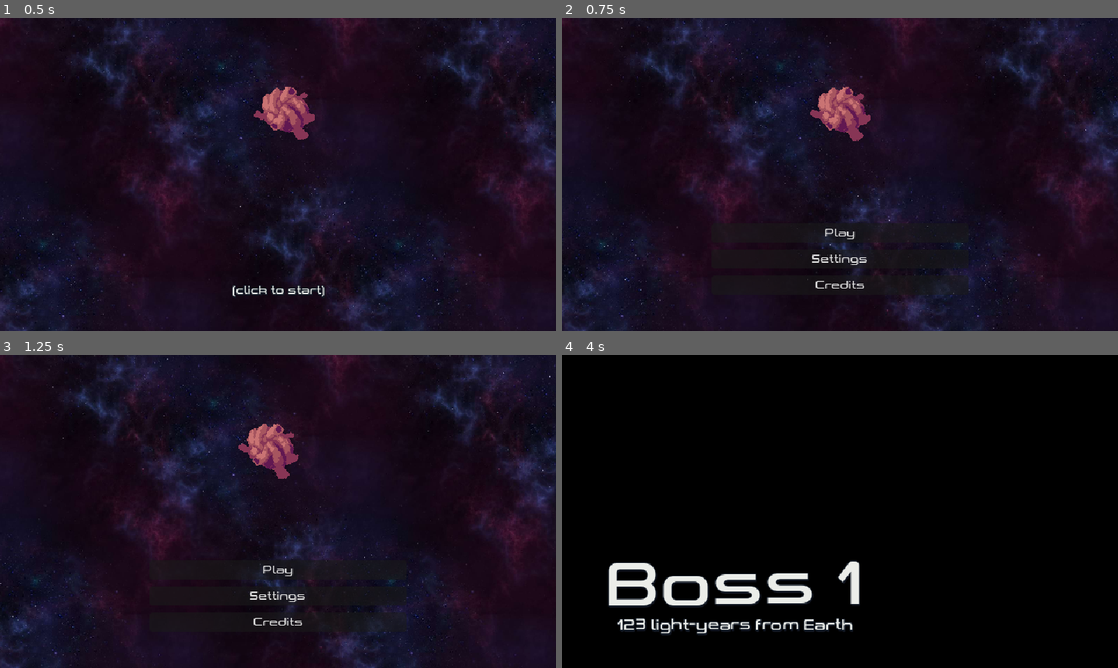
Above: before the commit, frames 1-4 (two rows, left to right).
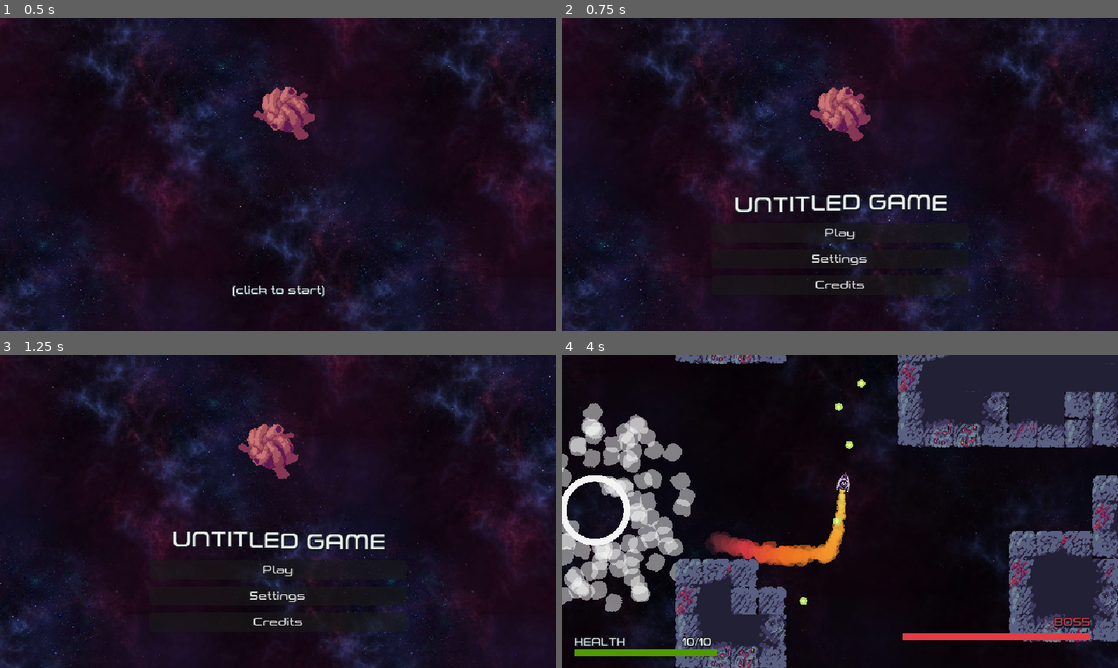
Above: after the commit, the same moments.

Repository: Yoshiip/boss-rush-jam-2024
Game: Godot game, scene res://levels/menu/menu.tscn
Same seed, same stepped clock (60 frames per second), same inputs: the game is played once before the commit and once after it. The engine's default icon, where the game draws it, is replaced by a stand-in: a white triangle on a blue panel in a dark square.
Inputs (mouse positions are in pixels of both pictures, inside the frame that each line leads up to):
- Up to frame 1 (0.5 s): no input
- Up to frame 2 (0.75 s): tap Enter at 0.5 s; move the mouse to (962, 158) at 0.52 s; press the mouse at (962, 158) at 0.53 s; hold D (move_right) from 0.53 s (still down)
- Up to frame 3 (1.25 s): keep holding D (move_right)
- Up to frame 4 (4 s): release D (move_right) at 1.25 s; release the mouse at (962, 495) at 1.25 s; click "Play" at 1.25 s; move the mouse to (728, 527) at 2.02 s; hold S (move_down) 2.03-2.78 s; click (728, 527) at 2.1 s; move the mouse to (895, 442) at 2.77 s; press the mouse at (895, 442) at 2.78 s; hold D (move_right) 2.78-3.53 s; tap M (switch_movement) at 2.85 s; move the mouse to (812, 574) at 3.52 s; release the mouse at (812, 574) at 3.53 s; hold W (move_up) from 3.53 s (still down); tap Space (weapon_toggle) at 3.6 s; click (812, 574) at 3.8 s

Frame 1 is identical in both runs. In frame 2, 0.9% of the frame differs, in the area x 31-70%, y 56-62%; in frame 3, 0.9%; in frame 4, 44%, in the area x 0-100%, y 0-100%.

Commit message:
new enemy: bomber

Diff:
--- /dev/null
+++ b/entities/bomber/bomber.gd
@@ -0,0 +1,31 @@
+class_name Bomber
+extends CharacterBody2D
+
+var player: Spaceship
+func _ready() -> void:
+	player = get_tree().get_first_node_in_group("Spaceship")
+
+	var tween := get_tree().create_tween().set_parallel(true).set_ease(Tween.EASE_IN_OUT).set_trans(Tween.TRANS_CIRC)
+	$Circle.modulate.a = 0.0
+	tween.tween_property($Circle, "scale", Vector2.ONE, timer)
+	tween.tween_property($Circle, "modulate:a", 1.0, timer)
+
+const SPEED := 50.0
+
+var timer := 2.0
+
+
+const EXPLOSION = preload("res://entities/explosion/explosion.tscn")
+func _physics_process(delta: float) -> void:
+	if is_instance_valid(player):
+		velocity = velocity.lerp((player.position - position).normalized() * 50.0, 5.0 * delta)
+		move_and_slide()
+
+func _process(delta: float) -> void:
+	timer -= delta
+	$Warning.modulate.a = lerp(0.5, 1.0, cos(timer * 10.0))
+	if timer <= 0.0:
+		var explosion := EXPLOSION.instantiate()
+		explosion.global_position = global_position
+		add_sibling(explosion)
+		queue_free()
--- /dev/null
+++ b/entities/bomber/bomber.tscn
@@ -0,0 +1,27 @@
+[gd_scene load_steps=6 format=3 uid="uid://cy71ee6yb0t0w"]
+
+[ext_resource type="Texture2D" uid="uid://crdkb1citka0y" path="res://icon.svg" id="1_hb1wa"]
+[ext_resource type="Script" path="res://entities/bomber/bomber.gd" id="1_khg4o"]
+[ext_resource type="Texture2D" uid="uid://bkycxfbhhb517" path="res://entities/warning.png" id="3_3wd7o"]
+[ext_resource type="Texture2D" uid="uid://b7ca404jr4ql0" path="res://assets/utils/circular_progress_bar.png" id="4_84i8h"]
+
+[sub_resource type="RectangleShape2D" id="RectangleShape2D_kdwmb"]
+
+[node name="Bomber" type="CharacterBody2D"]
+script = ExtResource("1_khg4o")
+
+[node name="Icon" type="Sprite2D" parent="."]
+scale = Vector2(0.4, 0.4)
+texture = ExtResource("1_hb1wa")
+
+[node name="CollisionShape2D" type="CollisionShape2D" parent="."]
+shape = SubResource("RectangleShape2D_kdwmb")
+
+[node name="Warning" type="Sprite2D" parent="."]
+position = Vector2(0, -48)
+scale = Vector2(0.770833, 0.770833)
+texture = ExtResource("3_3wd7o")
+
+[node name="Circle" type="Sprite2D" parent="."]
+scale = Vector2(0.1, 0.1)
+texture = ExtResource("4_84i8h")
--- /dev/null
+++ b/entities/explosion/explosion.gd
@@ -0,0 +1,19 @@
+extends Area2D
+
+
+const MAX_TIME := 1.0
+@onready var time_left := MAX_TIME
+
+func _ready() -> void:
+	$Particles.emitting = true
+
+func _process(delta: float) -> void:
+	$Circle.scale = lerp(Vector2.ONE, Vector2.ZERO, time_left / MAX_TIME)
+	time_left -= delta
+	if time_left <= 0.0:
+		queue_free()
+
+
+func _on_body_entered(body: Node2D) -> void:
+	if body.is_in_group("Spaceship"):
+		body.take_damage(3)
--- /dev/null
+++ b/entities/explosion/explosion.tscn
@@ -0,0 +1,45 @@
+[gd_scene load_steps=7 format=3 uid="uid://dxyl7w8icelrq"]
+
+[ext_resource type="Texture2D" uid="uid://b7ca404jr4ql0" path="res://assets/utils/circular_progress_bar.png" id="1_sfwbn"]
+[ext_resource type="Script" path="res://entities/explosion/explosion.gd" id="1_ylg4u"]
+[ext_resource type="Texture2D" uid="uid://w3os3vngij2t" path="res://assets/utils/blob.png" id="2_6s5bj"]
+
+[sub_resource type="Curve" id="Curve_xbo8c"]
+_data = [Vector2(0, 1), 0.0, 0.0, 0, 0, Vector2(1, 0), -3.22172, 0.0, 0, 0]
+point_count = 2
+
+[sub_resource type="Gradient" id="Gradient_85n6f"]
+colors = PackedColorArray(1, 1, 1, 1, 1, 1, 1, 0.254902)
+
+[sub_resource type="CircleShape2D" id="CircleShape2D_i725r"]
+radius = 128.0
+
+[node name="Explosion" type="Area2D"]
+script = ExtResource("1_ylg4u")
+
+[node name="Circle" type="Sprite2D" parent="."]
+texture = ExtResource("1_sfwbn")
+
+[node name="Particles" type="CPUParticles2D" parent="."]
+emitting = false
+amount = 100
+one_shot = true
+explosiveness = 1.0
+local_coords = true
+texture = ExtResource("2_6s5bj")
+emission_shape = 1
+emission_sphere_radius = 16.0
+spread = 180.0
+gravity = Vector2(0, 0)
+initial_velocity_min = 200.0
+initial_velocity_max = 400.0
+linear_accel_min = -400.0
+linear_accel_max = -100.0
+angle_max = 360.0
+scale_amount_curve = SubResource("Curve_xbo8c")
+color_ramp = SubResource("Gradient_85n6f")
+
+[node name="CollisionShape2D" type="CollisionShape2D" parent="."]
+shape = SubResource("CircleShape2D_i725r")
+
+[connection signal="body_entered" from="." to="." method="_on_body_entered"]
--- a/levels/environments/boss_2_env.tscn
+++ b/levels/environments/boss_2_env.tscn
@@ -6,7 +6,7 @@
 [ext_resource type="PackedScene" uid="uid://brl7hqa4uojyj" path="res://entities/Damaging Parts/spike_ball.tscn" id="5_auldv"]
 [ext_resource type="PackedScene" uid="uid://cfbwxs86sb8p1" path="res://entities/eyes/default/default_eye.tscn" id="6_g62j1"]
 
-[node name="Boss1Env" type="Node2D"]
+[node name="Boss1Env2" type="Node2D"]
 
 [node name="Core" parent="." instance=ExtResource("2_78fru")]
 z_index = 5
--- a/levels/fight/fight.gd
+++ b/levels/fight/fight.gd
@@ -71,7 +71,7 @@
 func transition_ended() -> void:
 	crossfade.start_a()
 	spaceship.allow_inputs.erase("start")
-	_spawn_dialogue()
+	#_spawn_dialogue()
 
 func _spawn_dialogue() -> void:
 	var dialogue := DIALOGUE.instantiate()
--- a/levels/fight/fight.tscn
+++ b/levels/fight/fight.tscn
@@ -6,6 +6,7 @@
 [ext_resource type="Script" path="res://assets/camera/BetterCamera.gd" id="5_g487y"]
 [ext_resource type="Script" path="res://levels/fight/fight_transition.gd" id="9_2s53k"]
 [ext_resource type="AudioStream" uid="uid://d3cl0e5lotj3g" path="res://audios/effects/ui/game-start2.wav" id="10_i2648"]
+[ext_resource type="PackedScene" uid="uid://cy71ee6yb0t0w" path="res://entities/bomber/bomber.tscn" id="11_42lp2"]
 [ext_resource type="Script" path="res://levels/fight/game_over.gd" id="11_kn4rb"]
 [ext_resource type="Texture2D" uid="uid://cvj3g8utd2nb0" path="res://assets/utils/crosshair.png" id="17_x1b4e"]
 [ext_resource type="Script" path="res://ui/crosshair.gd" id="18_rnvd0"]
@@ -377,4 +378,7 @@
 region_rect = Rect2(0, 0, 8192, 8192)
 metadata/_edit_lock_ = true
 
+[node name="Bomber" parent="." instance=ExtResource("11_42lp2")]
+position = Vector2(-2387, 192)
+
 [connection signal="animation_finished" from="Canvas/Container/Transition/AnimationPlayer" to="Canvas/Container/Transition" method="_on_animation_player_animation_finished"]
--- a/levels/fight/fight_transition.gd
+++ b/levels/fight/fight_transition.gd
@@ -7,6 +7,10 @@
 	visible = true
 	title.text = str("[wave]Boss ", GameManager.save_data.level + 1, " [/wave]")
 
+	# skip animation
+
+	$AnimationPlayer.speed_scale = 10.0
+
 func _on_animation_player_animation_finished(anim_name: StringName) -> void:
 	root.transition_ended()
 	queue_free()
--- a/levels/menu/menu.tscn
+++ b/levels/menu/menu.tscn
@@ -138,9 +138,9 @@
 anchor_top = 1.0
 anchor_right = 1.0
 anchor_bottom = 1.0
-offset_left = -0.5
-offset_top = -364.0
-offset_right = 0.5
+offset_top = -28.0
+offset_right = 1.0
+offset_bottom = 336.0
 grow_horizontal = 2
 grow_vertical = 0
 pivot_offset = Vector2(148, 28)
Binary file added: entities/warning.png
Not shown, added: entities/warning.png.import
Not shown: 1 places in levels/environments/boss_3_env.tscn that only renumber resources
Not shown: 1 places in levels/fight/fight.tscn that only renumber resources
